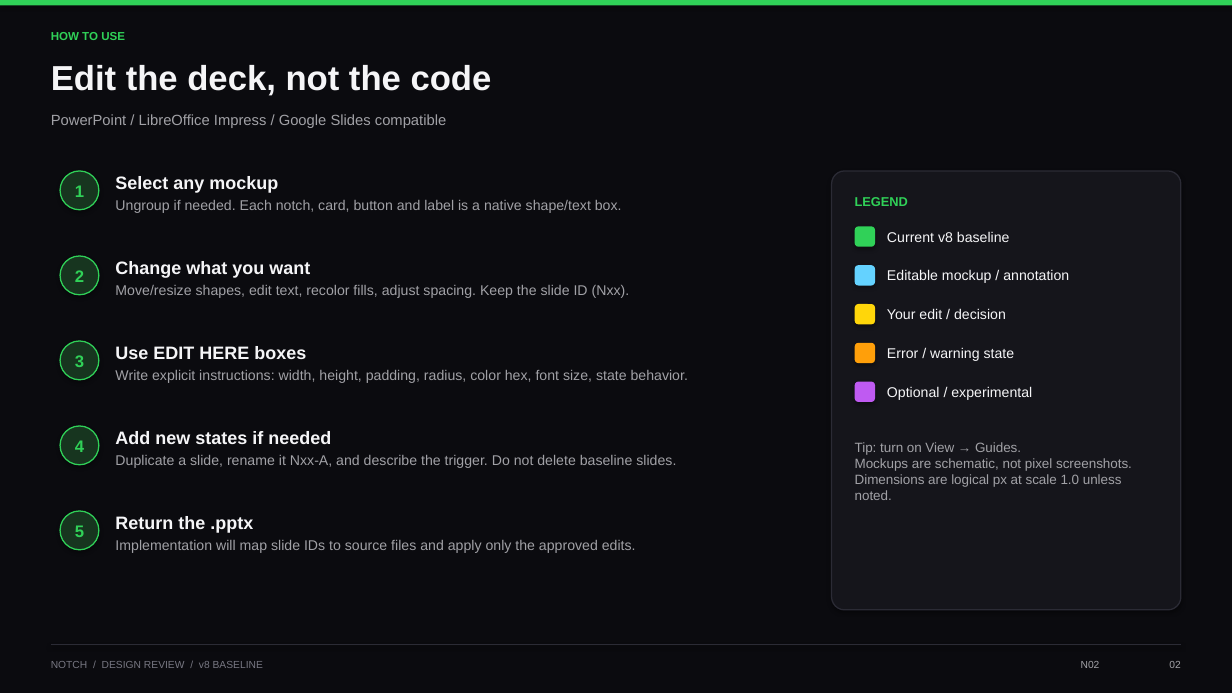
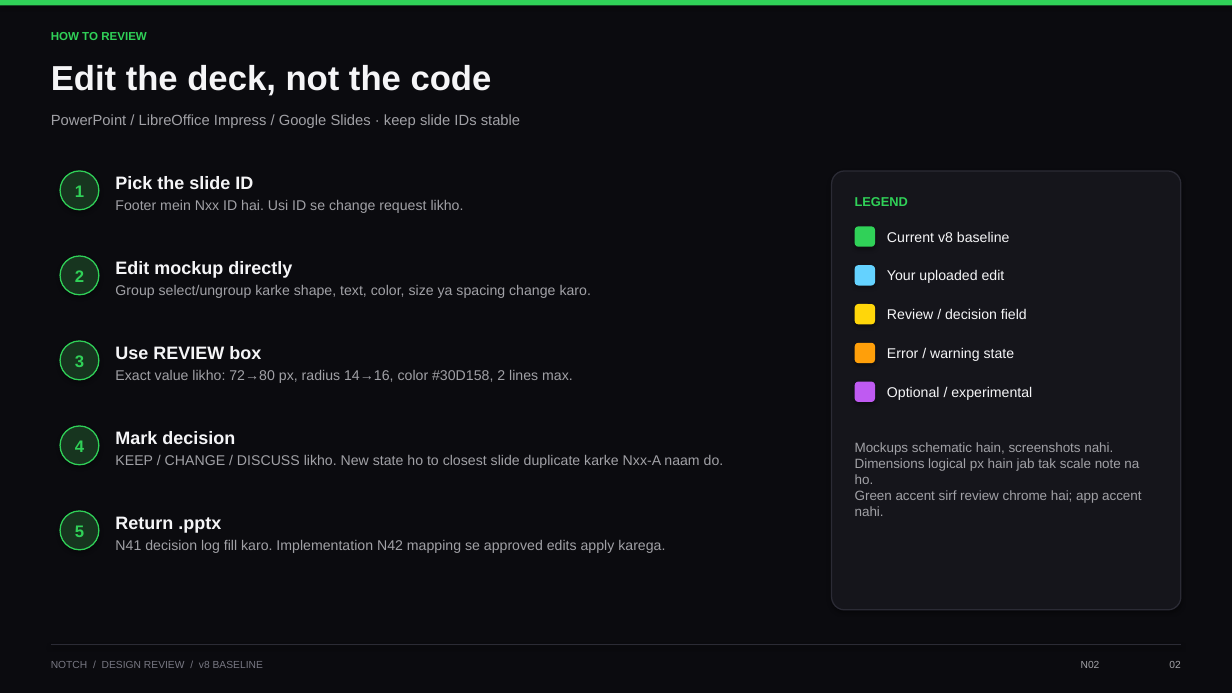
Before and after one commit to pavit12301611/notch, a slide deck: slide 2 of Notch-Design-Review.pptx. Drawn at 1232x693 pixels with LibreOffice and Linux fonts; fonts in the diff are those of the drawing. Boxes give left, top, right and bottom in pixels: in the first picture for what was removed or moved away, otherwise in the second. Text is boxed around its words. In the diff, an @@ line names an element or a change of style, - is before the commit and + after.

Commit message:
Expand design review workbook and preserve uploaded PPT edits

```diff
--- a/Notch-Design-Review.pptx
+++ b/Notch-Design-Review.pptx
@@ text at (51,32,147,40): text changed @@
-HOW TO USE
+HOW TO REVIEW
@@ text at (51,114,520,128): text changed @@
-PowerPoint / LibreOffice Impress / Google Slides compatible
+PowerPoint / LibreOffice Impress / Google Slides · keep slide IDs stable
@@ text at (115,176,253,189): text changed @@
-Select any mockup
+Pick the slide ID
@@ text at (115,200,464,213): text changed @@
-Ungroup if needed. Each notch, card, button and label is a native shape/text box.
+Footer mein Nxx ID hai. Usi ID se change request likho.
@@ text at (115,261,292,278): text changed @@
-Change what you want
+Edit mockup directly
@@ text at (887,269,1005,283): text changed @@
-Your edit / decision
+Your uploaded edit
@@ text removed at (887,269,1069,283) @@
-Editable mockup / annotation
@@ text at (115,285,591,298): text changed @@
-Move/resize shapes, edit text, recolor fills, adjust spacing. Keep the slide ID (Nxx).
+Group select/ungroup karke shape, text, color, size ya spacing change karo.
@@ text added at (887,308,1027,319), 11 pt, text #F5F5F7 @@
+Review / decision field
@@ text at (115,346,261,359): text changed @@
-Use EDIT HERE boxes
+Use REVIEW box
@@ text at (115,370,573,383): text changed @@
-Write explicit instructions: width, height, padding, radius, color hex, font size, state behavior.
+Exact value likho: 72→80 px, radius 14→16, color #30D158, 2 lines max.
@@ text at (115,431,235,444): text changed @@
-Add new states if needed
+Mark decision
@@ text at (855,442,1141,516): text changed @@
-Tip: turn on View → Guides.
-Mockups are schematic, not pixel screenshots.
-Dimensions are logical px at scale 1.0 unless noted.
+Mockups schematic hain, screenshots nahi.
+Dimensions logical px hain jab tak scale note na ho.
+Green accent sirf review chrome hai; app accent nahi.
@@ text at (115,455,724,468): text changed @@
-Duplicate a slide, rename it Nxx-A, and describe the trigger. Do not delete baseline slides.
+KEEP / CHANGE / DISCUSS likho. New state ho to closest slide duplicate karke Nxx-A naam do.
@@ text at (115,516,221,533): text changed @@
-Return the .pptx
+Return .pptx
@@ text at (115,540,665,553): text changed @@
-Implementation will map slide IDs to source files and apply only the approved edits.
+N41 decision log fill karo. Implementation N42 mapping se approved edits apply karega.
```
Also in this commit, not shown: 43 other slides changed, 17 slides added, 3 other files.
